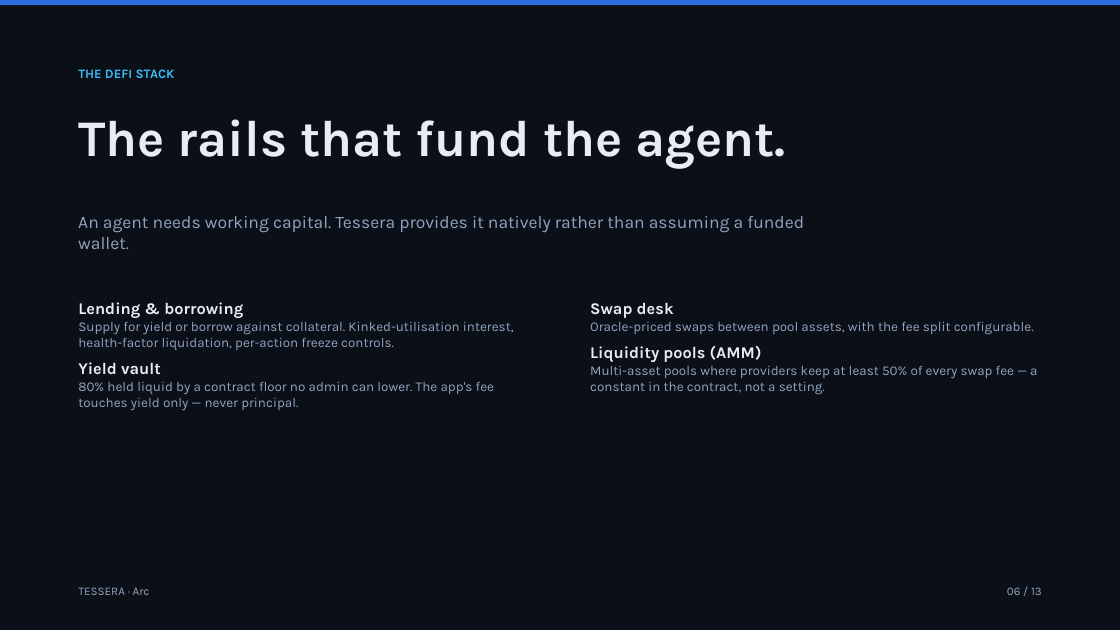
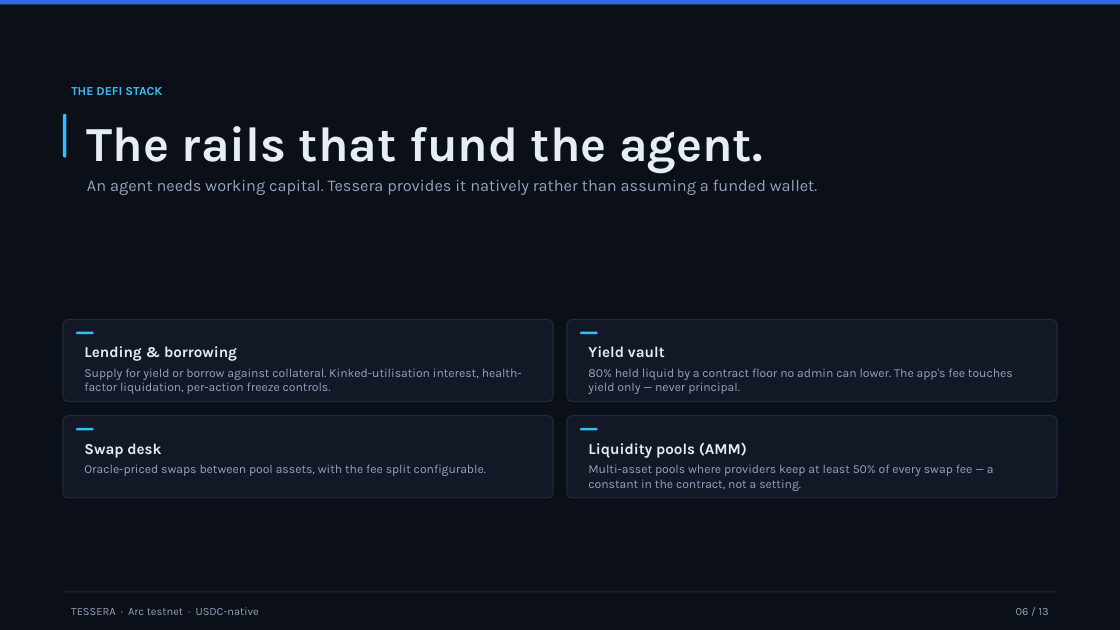
Before and after one commit to rgdtnhat/arc, a slide deck: slide 6 of docs/deck.pptx. Drawn at 1120x630 pixels with LibreOffice and Linux fonts; fonts in the diff are those of the drawing. Boxes give left, top, right and bottom in pixels: in the first picture for what was removed or moved away, otherwise in the second. Text is boxed around its words. In the diff, an @@ line names an element or a change of style, - is before the commit and + after.

```diff
--- a/docs/deck.pptx
+++ b/docs/deck.pptx
@@ text "THE DEFI STACK": place and size @@
-text "THE DEFI STACK" at <box>78,69,175,78</box>
+text "THE DEFI STACK" at <box>71,87,162,95</box>
@@ text "THE DEFI STACK" at <box>71,87,162,95</box>: size 11 to 10.5 pt @@
@@ rounded rectangle added at <box>63,113,66,157</box>, fill #38BDF8 @@
@@ text "The rails that fund the ...": place and size @@
-text "The rails that fund the ..." at <box>78,119,786,169</box>
+text "The rails that fund the ..." at <box>87,126,763,173</box>
@@ text "The rails that fund the ..." at <box>87,126,763,173</box>: size 44 to 42 pt @@
@@ text "An agent needs working capital. ...": place and size @@
-text "An agent needs working capital. ..." at <box>78,216,804,249</box>
+text "An agent needs working capital. ..." at <box>87,180,817,195</box>
@@ text "An agent needs working capital. ..." at <box>87,180,817,195</box>: size 15 to 14 pt @@
@@ rounded rectangle added at <box>63,319,553,402</box>, fill #121826, outline #1E2A3F 1 pt @@
@@ rounded rectangle added at <box>567,319,1057,402</box>, fill #121826, outline #1E2A3F 1 pt @@
@@ text at <box>590,302,1034,334</box>: paragraphs removed @@
-Swap desk
-Oracle-priced swaps between pool assets, with the fee split configurable.
@@ text "Lending & borrowing": place and size @@
-text "Lending & borrowing" at <box>78,302,514,410</box>
+text "Lending & borrowing" at <box>84,346,522,394</box>
@@ text "Lending & borrowing" at <box>84,346,522,394</box>: size 14 to 13 pt in "Lending & borrowing"; size 11.5 to 10.5 pt in "Supply for yield or borrow against collateral. ..."; more space between paragraphs @@
@@ rounded rectangle added at <box>76,332,94,334</box>, fill #38BDF8 @@
@@ rounded rectangle added at <box>581,332,598,334</box>, fill #38BDF8 @@
@@ text added at <box>588,346,1013,394</box>, 10.5 pt, text #93A4BF @@
+Yield vault
+80% held liquid by a contract floor no admin can lower. The app's fee touches yield only — never principal.
@@ text at <box>78,362,494,410</box>: paragraphs removed @@
-Yield vault
-80% held liquid by a contract floor no admin can lower. The app's fee touches yield only — never principal.
@@ rounded rectangle added at <box>63,416,553,498</box>, fill #121826, outline #1E2A3F 1 pt @@
@@ rounded rectangle added at <box>567,416,1057,498</box>, fill #121826, outline #1E2A3F 1 pt @@
@@ rounded rectangle added at <box>76,428,94,430</box>, fill #38BDF8 @@
@@ text added at <box>84,443,486,476</box>, 10.5 pt, text #93A4BF @@
+Swap desk
+Oracle-priced swaps between pool assets, with the fee split configurable.
@@ text "Liquidity pools (AMM)": place and size @@
-text "Liquidity pools (AMM)" at <box>590,302,1037,394</box>
+text "Liquidity pools (AMM)" at <box>588,442,994,491</box>
@@ text "Liquidity pools (AMM)" at <box>588,442,994,491</box>: size 14 to 13 pt in "Liquidity pools (AMM)"; size 11.5 to 10.5 pt in "Multi-asset pools where providers keep at least ..."; less space between paragraphs; more space between paragraphs @@
@@ rounded rectangle added at <box>581,428,598,430</box>, fill #38BDF8 @@
@@ rectangle added at <box>63,592,1057,592</box>, fill #1E2A3F @@
@@ text at <box>71,607,259,615</box>: text changed; size 10 to 9.5 pt @@
-TESSERA · Arc
+TESSERA · Arc testnet · USDC-native
@@ text "06 / 13": place and size @@
-text "06 / 13" at <box>1007,587,1042,595</box>
+text "06 / 13" at <box>1016,608,1048,615</box>
@@ text "06 / 13" at <box>1016,608,1048,615</box>: size 10 to 9.5 pt @@
```
Also in this commit, not shown: 12 other slides changed, 2 other files.
